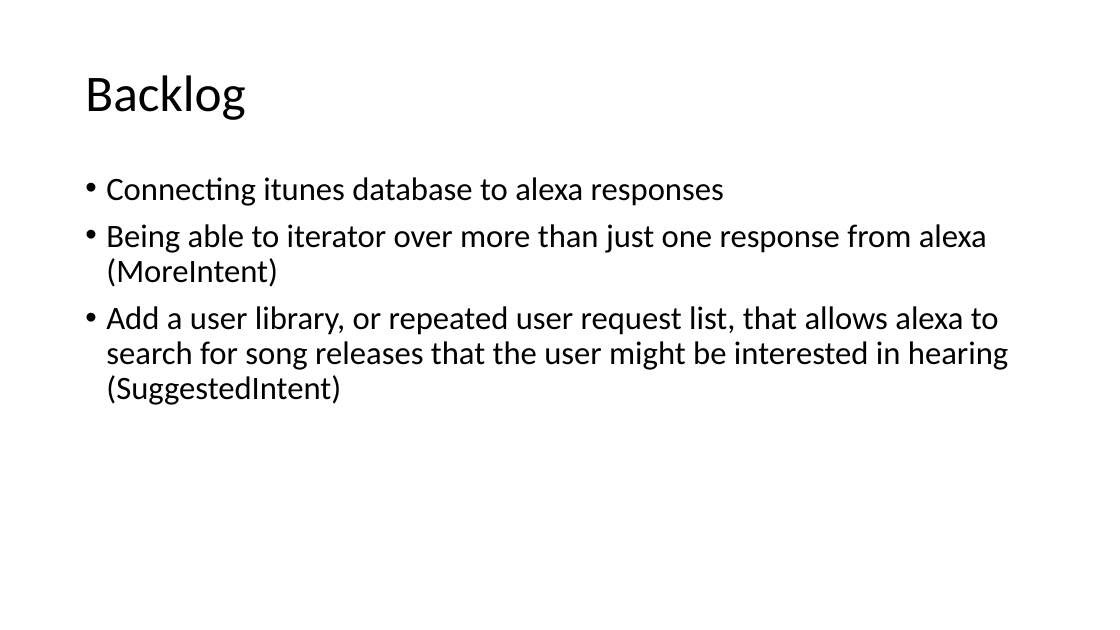
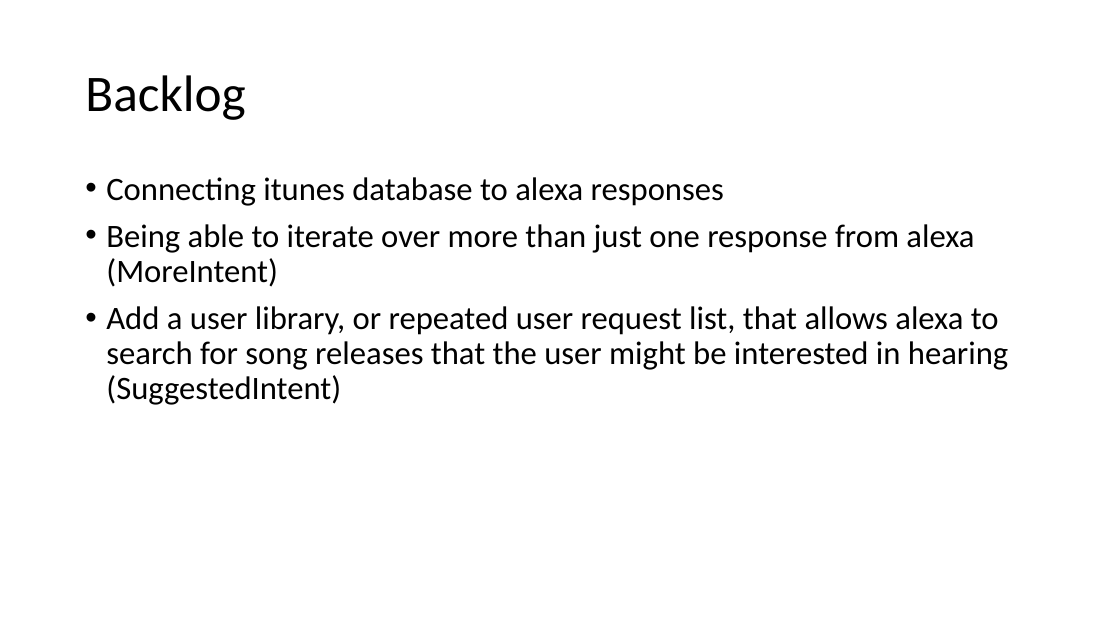
Before and after one commit to boylerft/ScumMasters, a slide deck: slide 2 of NuAudio presentation.pptx. Drawn at 1120x630 pixels with LibreOffice and Linux fonts; fonts in the diff are those of the drawing. Boxes give left, top, right and bottom in pixels: in the first picture for what was removed or moved away, otherwise in the second. Text is boxed around its words. In the diff, an @@ line names an element or a change of style, - is before the commit and + after.

```diff
--- a/NuAudio presentation.pptx
+++ b/NuAudio presentation.pptx
@@ text at bbox=[106, 224, 974, 287]: text changed @@
-• Being able to iterator over more than just one response from alexa (MoreIntent)
+• Being able to iterate over more than just one response from alexa (MoreIntent)
```
Also in this commit, not shown: 1 other slide changed, 2 slides added.
